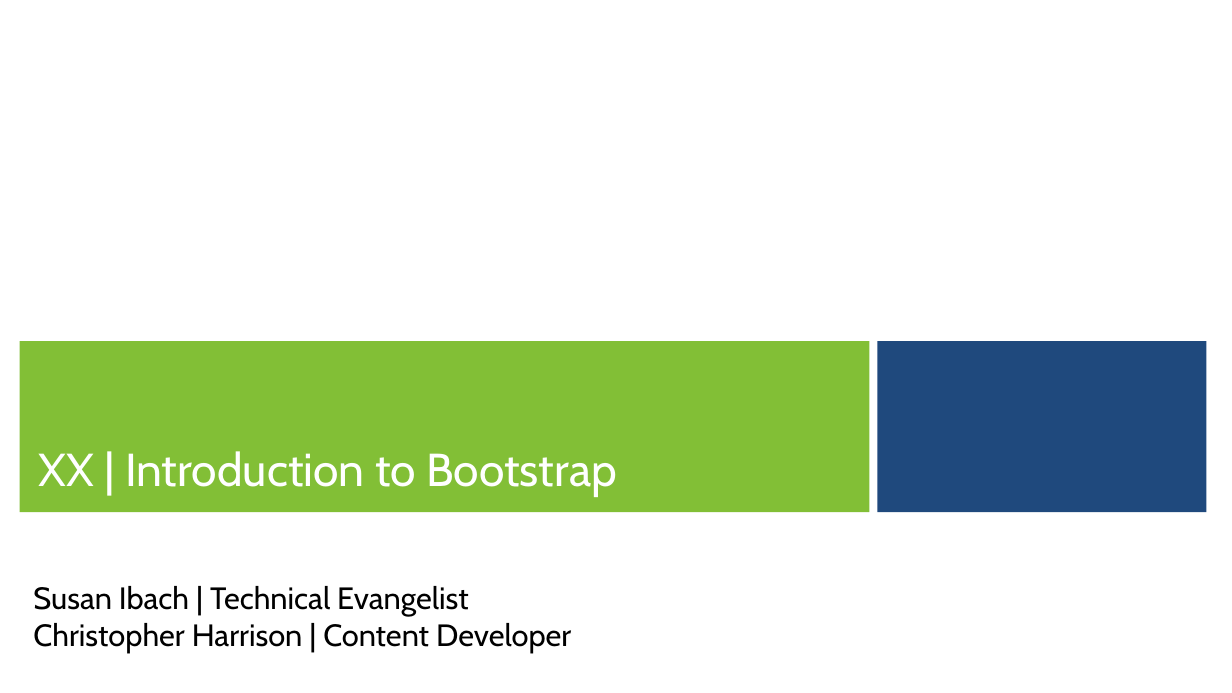
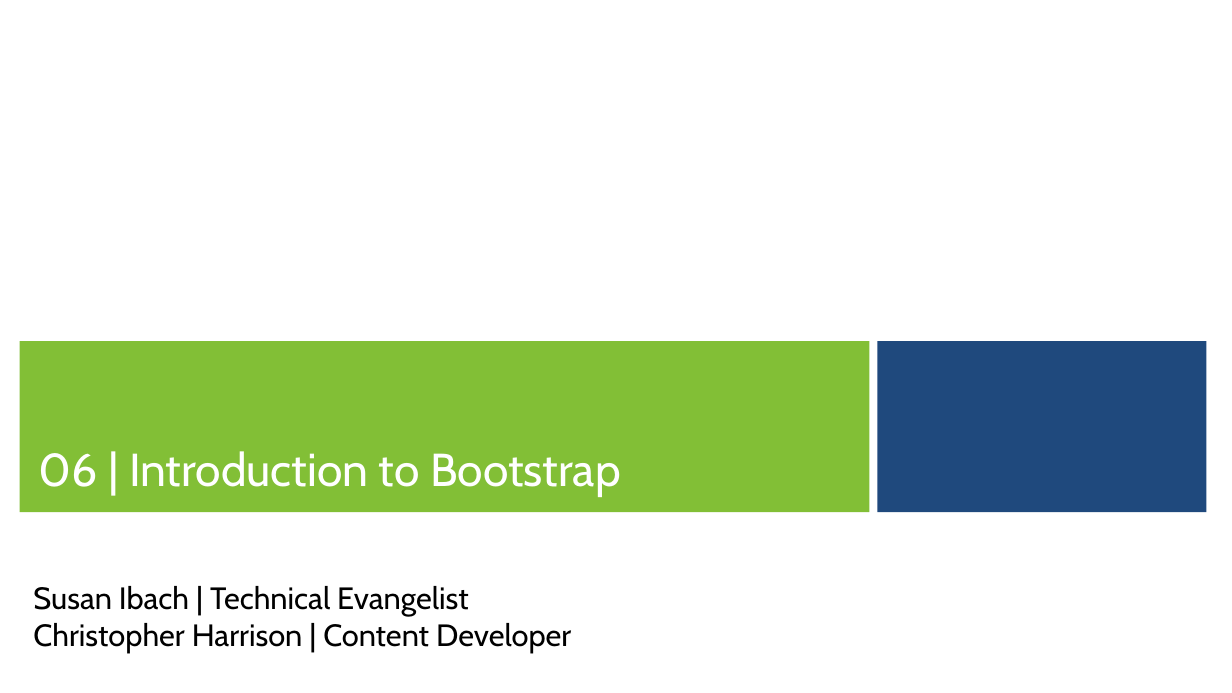
Before and after one commit to mkscala/AdvancedFlask, a slide deck: slide 1 of Slides/Module 6 - Introduction to Bootstrap.pptx. Drawn at 1232x693 pixels with LibreOffice and Linux fonts; fonts in the diff are those of the drawing; background and template pictures are left out. Boxes give left, top, right and bottom in pixels: in the first picture for what was removed or moved away, otherwise in the second. Text is boxed around its words. In the diff, an @@ line names an element or a change of style, - is before the commit and + after.

```diff
--- a/Slides/Module 6 - Introduction to Bootstrap.pptx
+++ b/Slides/Module 6 - Introduction to Bootstrap.pptx
@@ text at (x1=39, y1=451, x2=621, y2=497): text changed @@
-XX | Introduction to Bootstrap
+06 | Introduction to Bootstrap
```
Also in this commit, not shown: 1 other slide changed, 6 slides added, 1 slide removed, 1 other file.
